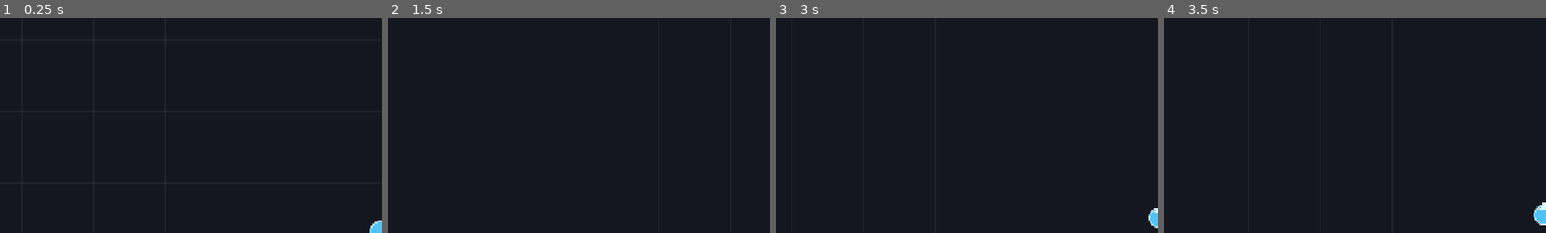
Above: before the commit, frames 1-4 (left to right).
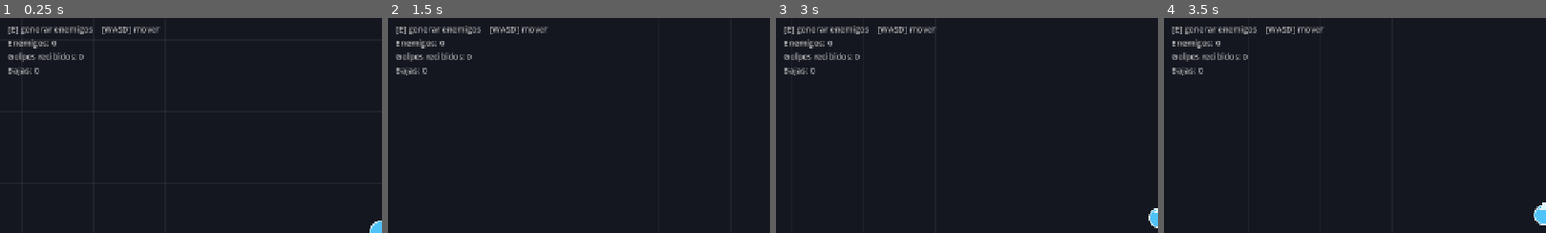
Above: after the commit, the same moments.

Repository: JesuaBetancor/survivor-prototype
Game: Godot game, scene res://scenes/main.tscn
Same seed, same stepped clock (60 frames per second), same inputs: the game is played once before the commit and once after it.
Inputs:
- Up to frame 1 (0.25 s): no input
- Up to frame 2 (1.5 s): tap Enter at 0.5 s; hold D (move_right) 0.53-1.28 s; tap Space at 1.25 s; hold S (move_down) from 1.28 s (still down)
- Up to frame 3 (3 s): tap Enter at 2 s; release S (move_down) at 2.03 s; hold D (move_right) 2.03-2.78 s; tap Space at 2.75 s; hold W (move_up) from 2.78 s (still down)
- Up to frame 4 (3.5 s): keep holding W (move_up)
The pictures show only the part of the screen within x 0-50%, y 0-50%; the shares and areas given below are measured in that part.

The runs differ from the first frame. In frame 1, 1.7% of the frame differs, in the area x 2-42%, y 3-27%; in frame 2, 1.7%; in frame 3, 1.7%; in frame 4, 1.7%.

Commit message:
Phase 2: base enemy with explicit state machine
Enemy runs Idle -> Telegraph -> Attack -> Recovery -> Idle as an enum plus a
match, not a tree of state nodes; at survivor-like enemy counts, per-node
state objects cost more than they clarify.

Per-type tuning lives in an EnemyType resource, so one Enemy.tscn covers
every kind and later types are a .tres rather than a new scene. Only
Telegraph is parry-vulnerable, and parry_hits_taken is already tracked even
though fodder dies to a single hit.

The telegraph is drawn as a ring that closes in on the enemy over the
wind-up, so the player can read when to parry rather than only that an
attack is coming. Colour and scale ramp alongside it for when the ring is
hidden in a crowd.

Attack only connects if the player is still in range when the swing lands,
so retreating beats a telegraph just as parrying does.

Enemies collide with each other (layer 2 / mask 2) so they spread out
instead of stacking, but not with the player, who is never shoved.

Co-Authored-By: Claude Opus 5 <noreply@anthropic.com>

Diff:
--- /dev/null
+++ b/resources/fodder.tres
@@ -0,0 +1,20 @@
+[gd_resource type="Resource" script_class="EnemyType" load_steps=2 format=3]
+
+[ext_resource type="Script" path="res://scripts/enemy_type.gd" id="1_enemy_type"]
+
+[resource]
+script = ExtResource("1_enemy_type")
+display_name = "Fodder"
+color = Color(0.937, 0.325, 0.314, 1)
+telegraph_color = Color(1, 0.933, 0.345, 1)
+attack_color = Color(1, 1, 1, 1)
+radius = 14.0
+speed = 95.0
+attack_range = 46.0
+telegraph_duration = 0.8
+attack_duration = 0.15
+recovery_duration = 0.6
+damage = 1
+parry_hits_required = 1
+is_parriable = true
+xp_value = 1
--- /dev/null
+++ b/scenes/enemy.tscn
@@ -0,0 +1,15 @@
+[gd_scene load_steps=3 format=3]
+
+[ext_resource type="Script" path="res://scripts/enemy.gd" id="1_enemy"]
+
+[sub_resource type="CircleShape2D" id="CircleShape2D_enemy"]
+radius = 14.0
+
+[node name="Enemy" type="CharacterBody2D"]
+collision_layer = 2
+collision_mask = 2
+motion_mode = 1
+script = ExtResource("1_enemy")
+
+[node name="CollisionShape2D" type="CollisionShape2D" parent="."]
+shape = SubResource("CircleShape2D_enemy")
--- a/scenes/main.tscn
+++ b/scenes/main.tscn
@@ -1,8 +1,11 @@
-[gd_scene load_steps=4 format=3]
+[gd_scene load_steps=7 format=3]
 
 [ext_resource type="Script" path="res://scripts/main.gd" id="1_main"]
 [ext_resource type="Script" path="res://scripts/arena.gd" id="2_arena"]
 [ext_resource type="PackedScene" path="res://scenes/player.tscn" id="3_player"]
+[ext_resource type="Script" path="res://scripts/spawner.gd" id="4_spawner"]
+[ext_resource type="PackedScene" path="res://scenes/enemy.tscn" id="5_enemy"]
+[ext_resource type="Resource" path="res://resources/fodder.tres" id="6_fodder"]
 
 [node name="Main" type="Node2D"]
 script = ExtResource("1_main")
@@ -10,4 +13,19 @@
 [node name="Arena" type="Node2D" parent="."]
 script = ExtResource("2_arena")
 
+[node name="Spawner" type="Node2D" parent="."]
+script = ExtResource("4_spawner")
+enemy_scene = ExtResource("5_enemy")
+default_type = ExtResource("6_fodder")
+
 [node name="Player" parent="." instance=ExtResource("3_player")]
+
+[node name="DebugLayer" type="CanvasLayer" parent="."]
+
+[node name="DebugLabel" type="Label" parent="DebugLayer"]
+offset_left = 16.0
+offset_top = 12.0
+offset_right = 520.0
+offset_bottom = 120.0
+theme_override_colors/font_color = Color(1, 1, 1, 0.72)
+theme_override_font_sizes/font_size = 14
--- /dev/null
+++ b/scripts/enemy.gd
@@ -0,0 +1,187 @@
+class_name Enemy
+extends CharacterBody2D
+
+## Enemy with an explicit Idle -> Telegraph -> Attack -> Recovery -> Idle state
+## machine. The FSM is an enum plus a match, not a tree of state nodes: at the
+## enemy counts a survivor-like reaches, per-node state objects would cost more
+## than they clarify.
+
+enum State { IDLE, TELEGRAPH, ATTACK, RECOVERY }
+
+signal died(enemy: Enemy, xp: int)
+signal hit_player(damage: int)
+
+@export var type: EnemyType
+
+## Node this enemy chases. Assigned by the spawner before it enters the tree.
+var target: Node2D
+
+var state: State = State.IDLE
+## Parry hits absorbed so far. Fodder dies at 1; tougher types need more.
+var parry_hits_taken: int = 0
+
+var _state_time: float = 0.0
+var _dying: bool = false
+
+
+func _ready() -> void:
+	assert(type != null, "Enemy needs an EnemyType resource before entering the tree.")
+	_apply_collision_radius()
+	_enter_state(State.IDLE)
+
+
+func _physics_process(delta: float) -> void:
+	if _dying:
+		return
+
+	_state_time += delta
+
+	match state:
+		State.IDLE:
+			_tick_idle()
+		State.TELEGRAPH:
+			_tick_telegraph()
+		State.ATTACK:
+			_tick_attack()
+		State.RECOVERY:
+			_tick_recovery()
+
+	move_and_slide()
+
+
+# --- State machine ---------------------------------------------------------
+
+func _enter_state(next: State) -> void:
+	state = next
+	_state_time = 0.0
+
+	match state:
+		State.ATTACK:
+			_resolve_attack()
+		State.TELEGRAPH, State.RECOVERY:
+			velocity = Vector2.ZERO
+
+	queue_redraw()
+
+
+func _tick_idle() -> void:
+	if not is_instance_valid(target):
+		velocity = Vector2.ZERO
+		return
+
+	velocity = global_position.direction_to(target.global_position) * type.speed
+
+	if global_position.distance_to(target.global_position) <= type.attack_range:
+		# Unparriable types skip the telegraph entirely: there is no window to
+		# punish, so the only counterplay is moving out of range.
+		_enter_state(State.TELEGRAPH if type.is_parriable else State.ATTACK)
+
+
+func _tick_telegraph() -> void:
+	velocity = Vector2.ZERO
+	queue_redraw()  # the shrinking wind-up ring animates every frame
+	if _state_time >= type.telegraph_duration:
+		_enter_state(State.ATTACK)
+
+
+func _tick_attack() -> void:
+	velocity = Vector2.ZERO
+	if _state_time >= type.attack_duration:
+		_enter_state(State.RECOVERY)
+
+
+func _tick_recovery() -> void:
+	velocity = Vector2.ZERO
+	if _state_time >= type.recovery_duration:
+		_enter_state(State.IDLE)
+
+
+## Fired once, on entering Attack. The player only gets hit if they are still in
+## range when the swing lands, so backing off is a valid answer to a telegraph.
+func _resolve_attack() -> void:
+	if not is_instance_valid(target):
+		return
+	if global_position.distance_to(target.global_position) <= type.attack_range:
+		hit_player.emit(type.damage)
+
+
+# --- Parry interface (driven by the player's pulse in phase 3) --------------
+
+func is_parry_vulnerable() -> bool:
+	return state == State.TELEGRAPH
+
+
+func receive_parry(damage: int) -> void:
+	if _dying or not is_parry_vulnerable():
+		return
+
+	parry_hits_taken += damage
+	if parry_hits_taken >= type.parry_hits_required:
+		kill()
+	else:
+		# Survived the parry: knocked back into recovery instead of attacking.
+		_enter_state(State.RECOVERY)
+
+
+func kill() -> void:
+	if _dying:
+		return
+	_dying = true
+	velocity = Vector2.ZERO
+	died.emit(self, type.xp_value)
+	queue_free()
+
+
+# --- Drawing ---------------------------------------------------------------
+
+func _draw() -> void:
+	draw_circle(Vector2.ZERO, _current_radius(), _current_color(), true, -1.0, true)
+
+	if state == State.TELEGRAPH:
+		_draw_telegraph_ring()
+
+
+## A ring that closes in on the enemy over the telegraph. Its radius is the
+## remaining time, so the player can read *when* to parry, not just *that* an
+## attack is coming.
+func _draw_telegraph_ring() -> void:
+	var progress: float = clampf(_state_time / type.telegraph_duration, 0.0, 1.0)
+	var ring_radius: float = lerpf(type.radius * 3.2, type.radius, progress)
+	var alpha: float = lerpf(0.35, 1.0, progress)
+	draw_arc(
+		Vector2.ZERO, ring_radius, 0.0, TAU, 40,
+		Color(type.telegraph_color, alpha), 2.5, true
+	)
+
+
+func _current_color() -> Color:
+	match state:
+		State.TELEGRAPH:
+			# Ramp towards the telegraph colour so the wind-up reads even when
+			# the ring is hidden behind a crowd of other enemies.
+			var progress: float = clampf(_state_time / type.telegraph_duration, 0.0, 1.0)
+			return type.color.lerp(type.telegraph_color, lerpf(0.5, 1.0, progress))
+		State.ATTACK:
+			return type.attack_color
+		State.RECOVERY:
+			return type.color.darkened(0.45)
+		_:
+			return type.color
+
+
+func _current_radius() -> float:
+	if state == State.TELEGRAPH:
+		var progress: float = clampf(_state_time / type.telegraph_duration, 0.0, 1.0)
+		return type.radius * lerpf(1.0, 1.25, progress)
+	if state == State.ATTACK:
+		return type.radius * 1.4
+	return type.radius
+
+
+func _apply_collision_radius() -> void:
+	var shape: CollisionShape2D = $CollisionShape2D
+	var circle: CircleShape2D = shape.shape as CircleShape2D
+	# Duplicated so per-type radii do not mutate the shared scene resource.
+	circle = circle.duplicate()
+	circle.radius = type.radius
+	shape.shape = circle
--- /dev/null
+++ b/scripts/enemy_type.gd
@@ -0,0 +1,37 @@
+class_name EnemyType
+extends Resource
+
+## Per-type enemy tuning. One Enemy.tscn is reused for every type; only this
+## resource changes. Adding a new enemy kind means adding a .tres, not a scene.
+
+@export var display_name: String = "Fodder"
+
+@export_group("Visuals")
+## Colour while idle / chasing.
+@export var color: Color = Color("ef5350")
+## Colour during the telegraph. Must read as clearly different from `color`:
+## this is the signal the whole parry mechanic depends on.
+@export var telegraph_color: Color = Color("ffee58")
+@export var attack_color: Color = Color("ffffff")
+@export var radius: float = 14.0
+
+@export_group("Movement")
+@export var speed: float = 90.0
+## Distance at which the enemy commits to an attack.
+@export var attack_range: float = 46.0
+
+@export_group("State machine")
+## Seconds spent telegraphing. This is the parry window from the player's side:
+## longer means more forgiving.
+@export var telegraph_duration: float = 0.8
+@export var attack_duration: float = 0.15
+@export var recovery_duration: float = 0.6
+
+@export_group("Combat")
+@export var damage: int = 1
+## Parry hits needed to kill. Fodder is 1; tougher types raise it.
+@export var parry_hits_required: int = 1
+## When false the enemy never enters Telegraph, so it can never be parried and
+## must be dodged instead.
+@export var is_parriable: bool = true
+@export var xp_value: int = 1
--- a/scripts/main.gd
+++ b/scripts/main.gd
@@ -1,16 +1,51 @@
 extends Node2D
 
-## Root of the gameplay scene. For now it only wires the arena bounds into the
-## player and its camera; spawning and HUD arrive in later phases.
+## Root of the gameplay scene. Wires the arena bounds into the player, the
+## camera and the spawner, and keeps a debug readout until the real HUD lands
+## in phase 4.
 
 @onready var arena: Arena = $Arena
 @onready var player: Player = $Player
+@onready var spawner: Spawner = $Spawner
+@onready var debug_label: Label = $DebugLayer/DebugLabel
+
+var _kills: int = 0
+var _hits_taken: int = 0
 
 
 func _ready() -> void:
 	var bounds: Rect2 = arena.get_bounds()
+
 	player.movement_bounds = bounds
 	_apply_camera_limits(player.camera, bounds)
+
+	spawner.target = player
+	spawner.bounds = bounds
+	spawner.enemy_spawned.connect(_on_enemy_spawned)
+
+
+func _process(_delta: float) -> void:
+	debug_label.text = "\n".join([
+		"[E] generar enemigos    [WASD] mover",
+		"Enemigos: %d" % spawner.get_child_count(),
+		"Golpes recibidos: %d" % _hits_taken,
+		"Bajas: %d" % _kills,
+	])
+
+
+func _on_enemy_spawned(enemy: Enemy) -> void:
+	enemy.died.connect(_on_enemy_died)
+	enemy.hit_player.connect(_on_player_hit)
+
+
+func _on_enemy_died(_enemy: Enemy, _xp: int) -> void:
+	_kills += 1
+
+
+## Player health arrives in phase 5; for now the hit is only counted so the
+## Attack state can be verified without a debugger.
+func _on_player_hit(_damage: int) -> void:
+	_hits_taken += 1
 
 
 ## Keeps the camera from showing the void outside the arena.
--- /dev/null
+++ b/scripts/spawner.gd
@@ -0,0 +1,53 @@
+class_name Spawner
+extends Node2D
+
+## Phase 2: manual spawning only, driven by the `spawn_debug` key, so the state
+## machine can be inspected in isolation. Phase 4 replaces the input hook with a
+## timer; `spawn()` itself stays as-is.
+
+signal enemy_spawned(enemy: Enemy)
+
+@export var enemy_scene: PackedScene
+@export var default_type: EnemyType
+## How far from the player enemies appear. Wide enough to watch the full
+## approach, close enough not to wait for it.
+@export var spawn_ring_radius: float = 420.0
+@export var debug_burst_count: int = 3
+
+var target: Node2D
+var bounds: Rect2
+
+
+func _unhandled_input(event: InputEvent) -> void:
+	if event.is_action_pressed("spawn_debug"):
+		for i: int in debug_burst_count:
+			spawn(default_type)
+
+
+func spawn(type: EnemyType) -> Enemy:
+	if enemy_scene == null or type == null or not is_instance_valid(target):
+		return null
+
+	var enemy: Enemy = enemy_scene.instantiate()
+	# Both assigned before add_child so _ready() sees a fully configured enemy.
+	enemy.type = type
+	enemy.target = target
+	enemy.global_position = _pick_spawn_point()
+
+	add_child(enemy)
+	enemy_spawned.emit(enemy)
+	return enemy
+
+
+## A random point on a ring around the player, kept inside the arena so enemies
+## never spawn outside the playable area.
+func _pick_spawn_point() -> Vector2:
+	var angle: float = randf() * TAU
+	var point: Vector2 = target.global_position + Vector2.from_angle(angle) * spawn_ring_radius
+
+	if bounds.has_area():
+		var margin: float = 24.0
+		point.x = clampf(point.x, bounds.position.x + margin, bounds.end.x - margin)
+		point.y = clampf(point.y, bounds.position.y + margin, bounds.end.y - margin)
+
+	return point
Not shown, added: scripts/enemy.gd.uid
Not shown, added: scripts/enemy_type.gd.uid
Not shown, added: scripts/spawner.gd.uid
